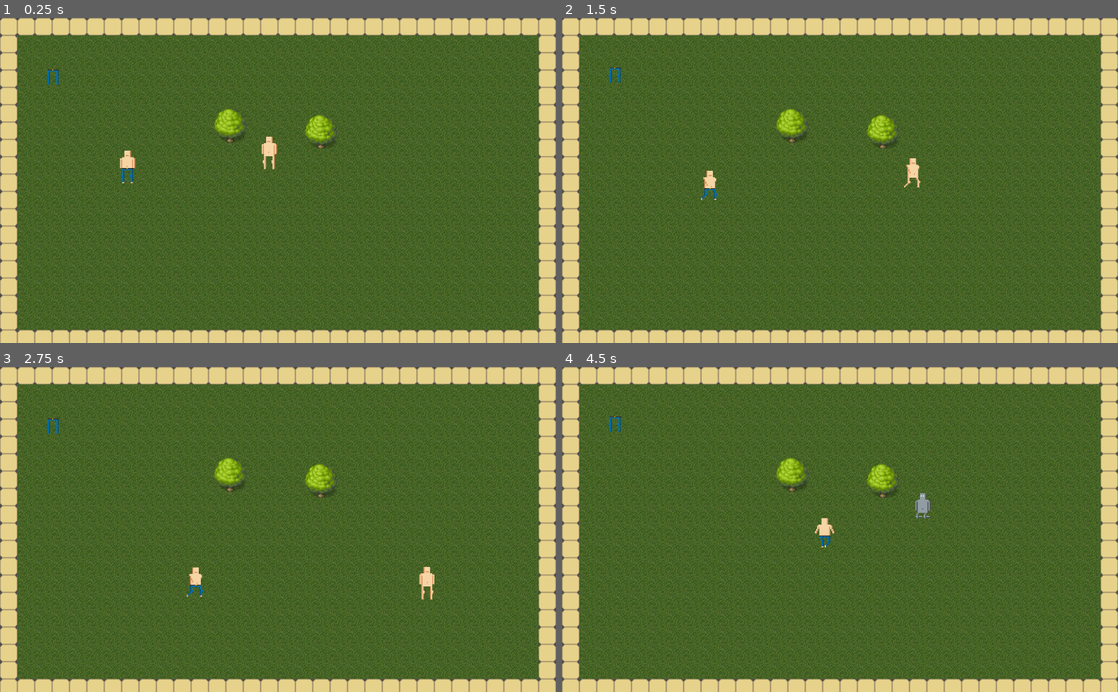
Above: before the commit, frames 1-4 (two rows, left to right).
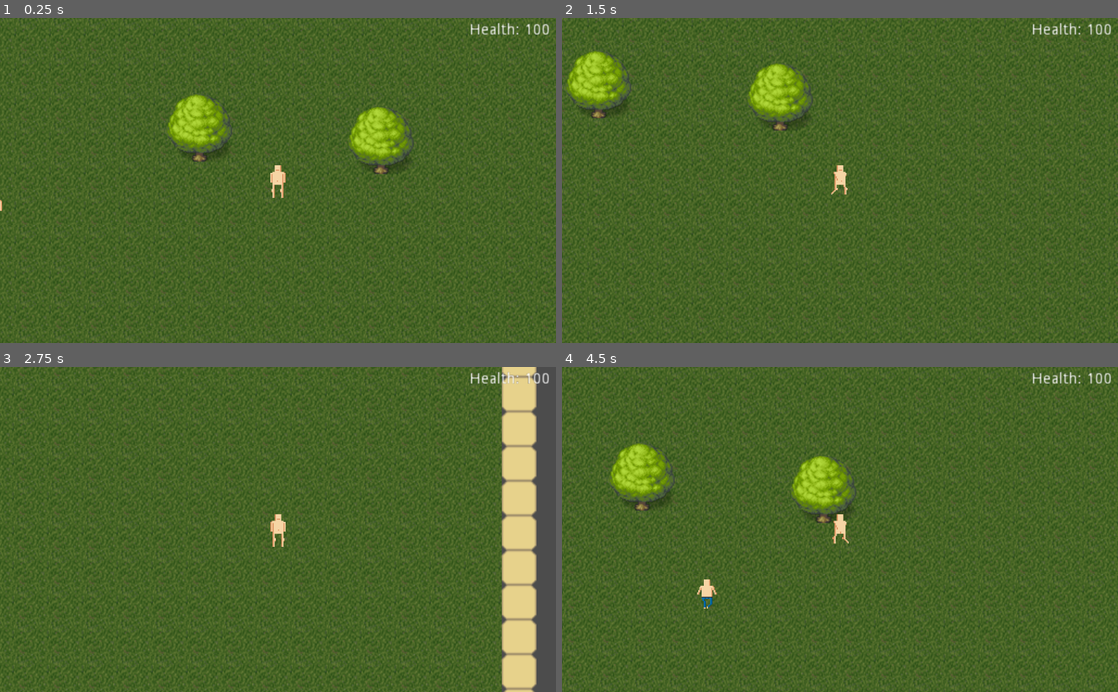
Above: after the commit, the same moments.

Repository: gvekan/ludum-dare-45
Game: Godot game, scene res://scenes/World.tscn
Same seed, same stepped clock (60 frames per second), same inputs: the game is played once before the commit and once after it.
Inputs:
- Up to frame 1 (0.25 s): no input
- Up to frame 2 (1.5 s): hold Right (ui_right) 0.53-1.28 s; hold Down (ui_down) from 1.28 s (still down)
- Up to frame 3 (2.75 s): release Down (ui_down) at 2.03 s; hold Right (ui_right) from 2.03 s (still down)
- Up to frame 4 (4.5 s): release Right (ui_right) at 2.78 s; hold Up (ui_up) 2.78-3.53 s; hold Left (ui_left) from 3.53 s (still down); tap Escape (ui_cancel) at 4.15 s

The runs differ from the first frame. In frame 1, 28% of the frame differs, in the area x 0-100%, y 0-100%; in frame 2, 28%; in frame 3, 31%; in frame 4, 28%.

Commit message:
Added helath and camera to player

Diff:
--- a/scenes/Characters/Character.tscn
+++ b/scenes/Characters/Character.tscn
@@ -8,14 +8,14 @@
 [ext_resource path="res://scenes/Characters/FighterAnimation.tscn" type="PackedScene" id=6]
 
 [sub_resource type="RectangleShape2D" id=1]
-extents = Vector2( 10, 30 )
+extents = Vector2( 5, 7 )
 
 [node name="Character" type="KinematicBody2D"]
 position = Vector2( 495, 247 )
 script = ExtResource( 1 )
 
 [node name="CollisionShape2D" type="CollisionShape2D" parent="."]
-position = Vector2( 0, 2 )
+position = Vector2( 0, 9 )
 shape = SubResource( 1 )
 
 [node name="Head" parent="." instance=ExtResource( 2 )]
@@ -28,3 +28,4 @@
 texture = ExtResource( 5 )
 
 [node name="UpperBody" parent="." instance=ExtResource( 6 )]
+frame = 0
--- a/scenes/Characters/CharacterAnimation.tscn
+++ b/scenes/Characters/CharacterAnimation.tscn
@@ -71,11 +71,9 @@
 }
 
 [node name="CharacterAnimation" type="Sprite"]
-scale = Vector2( 2, 2 )
 texture = ExtResource( 1 )
 vframes = 4
 hframes = 2
-frame = 7
 
 [node name="AnimationPlayer" type="AnimationPlayer" parent="."]
 anims/run_b = SubResource( 1 )
--- a/scenes/Characters/NPC/NPC.gd
+++ b/scenes/Characters/NPC/NPC.gd
@@ -1,18 +1,20 @@
 extends "res://scenes/Characters/Character.gd"
 
 export var move_duration = 2
-export var hit_radius = 50
+export var hit_radius = 20
+export var damage = 1
 
 var follow
 var x = 0
 var y = 0
 var stopwatch = 1
 
+
 func _ready():
 	randomize()
 
 func _physics_process(delta):
-	if follow == null:
+	if follow == null or follow.is_dead:
 		stopwatch += delta
 		if stopwatch >= move_duration:
 			x = (randi() % 3) - 1
@@ -27,8 +29,8 @@
 	var motion = follow.position - position
 	var fight = 0
 	if motion.length() < hit_radius:
-		print("Player is hitable!!!")
 		fight = motion.x
+		follow.hit(damage)
 	move(motion.x, motion.y, fight)
 
 func _on_FOV_body_entered(body):
--- a/scenes/Characters/NPC/NPC.tscn
+++ b/scenes/Characters/NPC/NPC.tscn
@@ -7,7 +7,7 @@
 [sub_resource type="CircleShape2D" id=1]
 radius = 100.0
 
-[node name="NPC" index="0" instance=ExtResource( 1 )]
+[node name="NPC" instance=ExtResource( 1 )]
 script = ExtResource( 2 )
 speed = 100
 
--- a/scenes/Characters/Player/Player.gd
+++ b/scenes/Characters/Player/Player.gd
@@ -2,20 +2,19 @@
 
 var last_horizontal_input = ""
 var last_vertical_input = ""
+export var health = 100
 
+
+signal died
 var is_dead = false
+
+func _ready():
+	$Camera2D/HUD/Health.text = "Health: %s" % health
 
 # Called every frame. 'delta' is the elapsed time since the previous frame.
 func _physics_process(delta):
 	if is_dead:
 		return
-	if Input.is_action_just_pressed("ui_cancel"):
-		is_dead = true
-		for ca in character_animations:
-			ca.visible = false
-			ca.get_node("AnimationPlayer").stop()
-		$DeadSprite.visible = true
-		$DeadAnimationPlayer.play("default")
 	if Input.is_action_just_pressed("ui_left"):
 		last_horizontal_input = "ui_left"
 	elif Input.is_action_just_pressed("ui_right"):
@@ -53,3 +52,16 @@
 		y = 1
 
 	move(x, y)
+
+func hit(damage):
+	health -= damage
+	if health < 0:
+		health = 0
+		emit_signal("died")
+		is_dead = true
+		for ca in character_animations:
+			ca.visible = false
+			ca.get_node("AnimationPlayer").stop()
+		$DeadSprite.visible = true
+		$DeadAnimationPlayer.play("default")
+	$Camera2D/HUD/Health.text = "Health: %s" % health
--- a/scenes/Characters/Player/Player.tscn
+++ b/scenes/Characters/Player/Player.tscn
@@ -20,12 +20,11 @@
 "values": [ 0, 1, 2, 3 ]
 }
 
-[node name="Player" instance=ExtResource( 1 )]
+[node name="Player" index="0" instance=ExtResource( 1 )]
 script = ExtResource( 2 )
 
 [node name="DeadSprite" type="Sprite" parent="." index="5"]
 visible = false
-scale = Vector2( 2, 2 )
 texture = ExtResource( 3 )
 vframes = 2
 hframes = 2
@@ -33,3 +32,18 @@
 
 [node name="DeadAnimationPlayer" type="AnimationPlayer" parent="." index="6"]
 anims/default = SubResource( 1 )
+
+[node name="Camera2D" type="Camera2D" parent="." index="7"]
+current = true
+zoom = Vector2( 0.5, 0.5 )
+
+[node name="HUD" type="CanvasLayer" parent="Camera2D" index="0"]
+
+[node name="Health" type="Label" parent="Camera2D/HUD" index="0"]
+margin_left = 865.092
+margin_top = 9.43111
+margin_right = 939.092
+margin_bottom = 23.4311
+rect_scale = Vector2( 2, 2 )
+text = "Health: 100"
+align = 2
--- a/scenes/Structures/Tree.tscn
+++ b/scenes/Structures/Tree.tscn
@@ -2,14 +2,16 @@
 
 [ext_resource path="res://assets/Tree.png" type="Texture" id=1]
 
-[sub_resource type="RectangleShape2D" id=1]
-extents = Vector2( 24, 9 )
+[sub_resource type="CapsuleShape2D" id=1]
+radius = 12.3662
+height = 6.60089
 
 [node name="Tree" type="StaticBody2D"]
+position = Vector2( 0.663422, 0 )
 
 [node name="Sprite" type="Sprite" parent="."]
 texture = ExtResource( 1 )
 
 [node name="ColltionShape2D" type="CollisionShape2D" parent="."]
-position = Vector2( 0, -2 )
+position = Vector2( -0.307358, 16.4415 )
 shape = SubResource( 1 )
